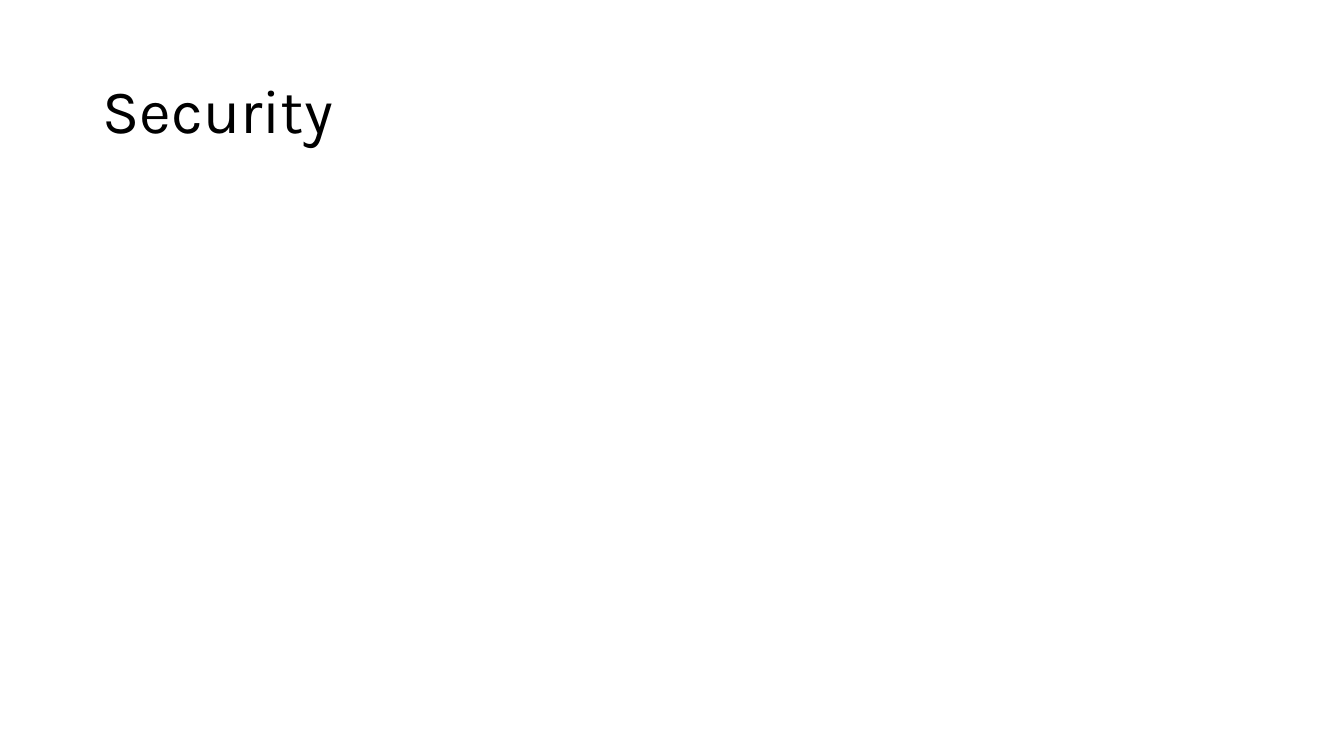
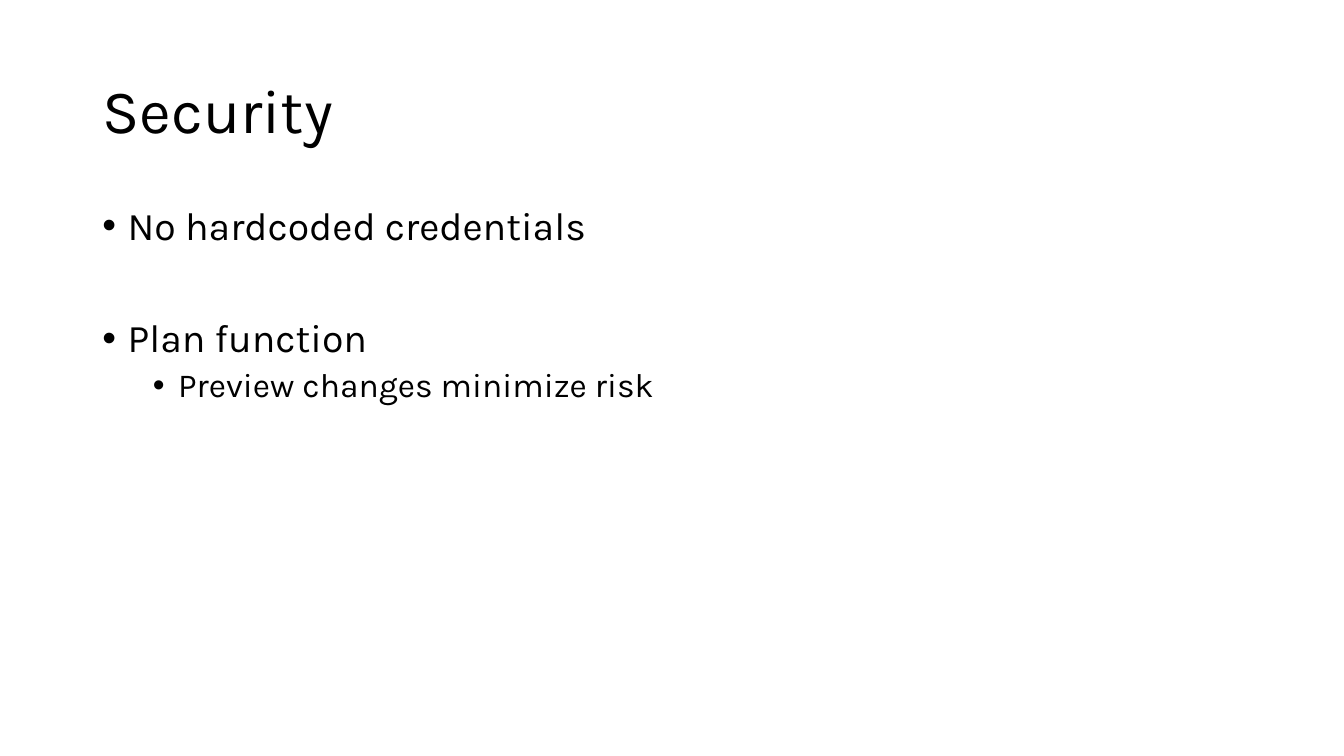
Before and after one commit to sebivenlo/esd-2024-terraform, a slide deck: slide 7 of Presentation/Terraform.pptx. Drawn at 1344x756 pixels with LibreOffice and Linux fonts; fonts in the diff are those of the drawing. Boxes give left, top, right and bottom in pixels: in the first picture for what was removed or moved away, otherwise in the second. Text is boxed around its words. In the diff, an @@ line names an element or a change of style, - is before the commit and + after.

```diff
--- a/Presentation/Terraform.pptx
+++ b/Presentation/Terraform.pptx
@@ text added at (128, 213, 654, 406), 28 pt, text #000000 @@
+• No hardcoded credentials
+• Plan function
+  • Preview changes minimize risk
```
Also in this commit, not shown: 2 other slides changed, 2 other files.
